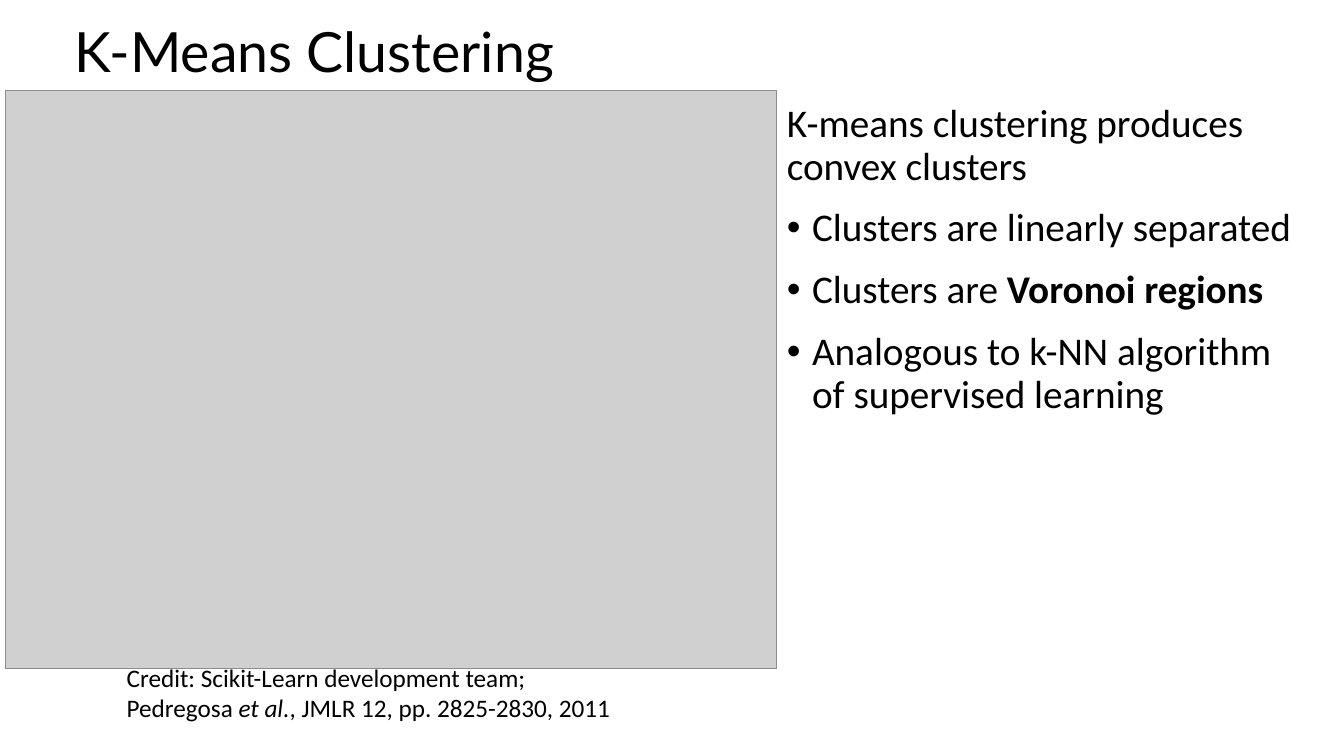
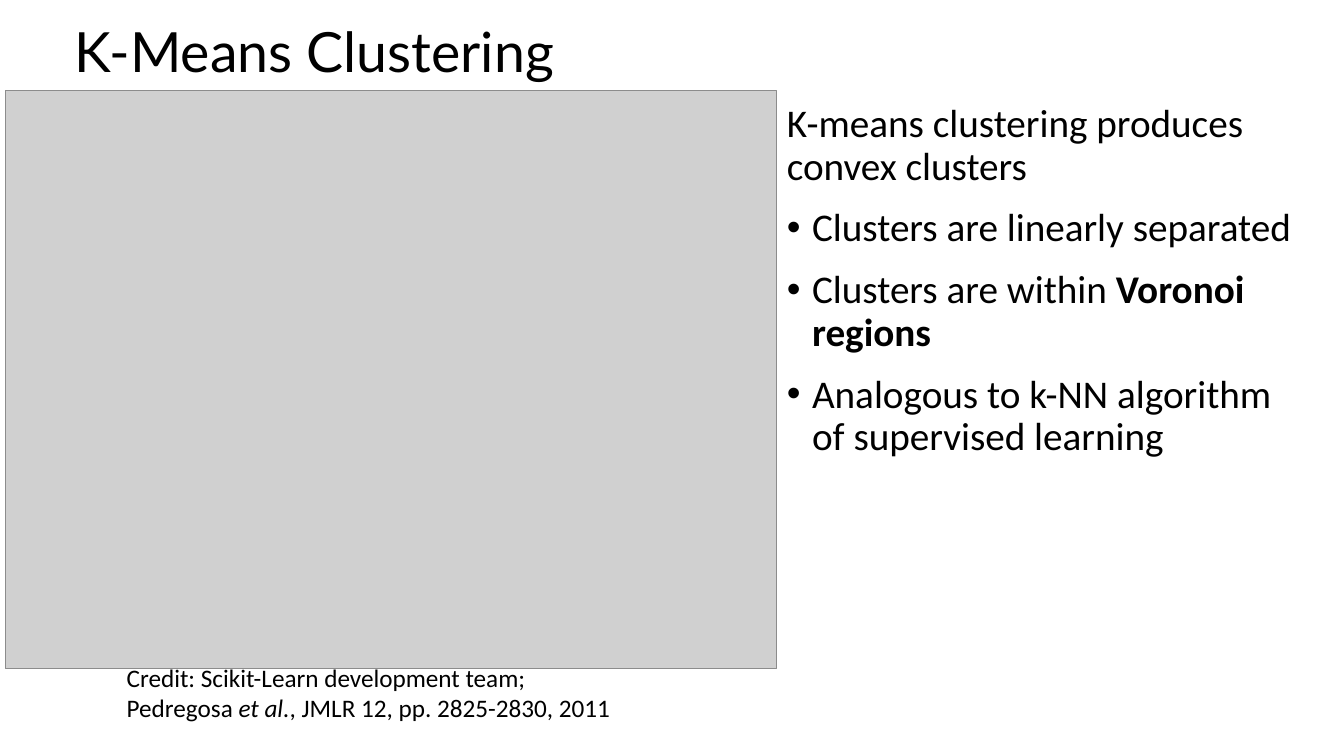
Before and after one commit to tenevian/Harvard-SSP-Data-Mining, a slide deck: slide 27 of slides/9_IntroductionToClustering_Part1.pptx (slide 25 before the commit). Drawn at 1344x756 pixels with LibreOffice and Linux fonts; fonts in the diff are those of the drawing; grey boxes stand for pictures. Boxes give left, top, right and bottom in pixels: in the first picture for what was removed or moved away, otherwise in the second. Text is boxed around its words. In the diff, an @@ line names an element or a change of style, - is before the commit and + after.

```diff
--- a/slides/9_IntroductionToClustering_Part1.pptx
+++ b/slides/9_IntroductionToClustering_Part1.pptx
@@ text at (812,275,1245,353): text changed; bold off @@
-• Clusters are Voronoi regions
+• Clusters are within Voronoi regions
```
Also in this commit, not shown: 5 other slides changed, 2 slides added.
